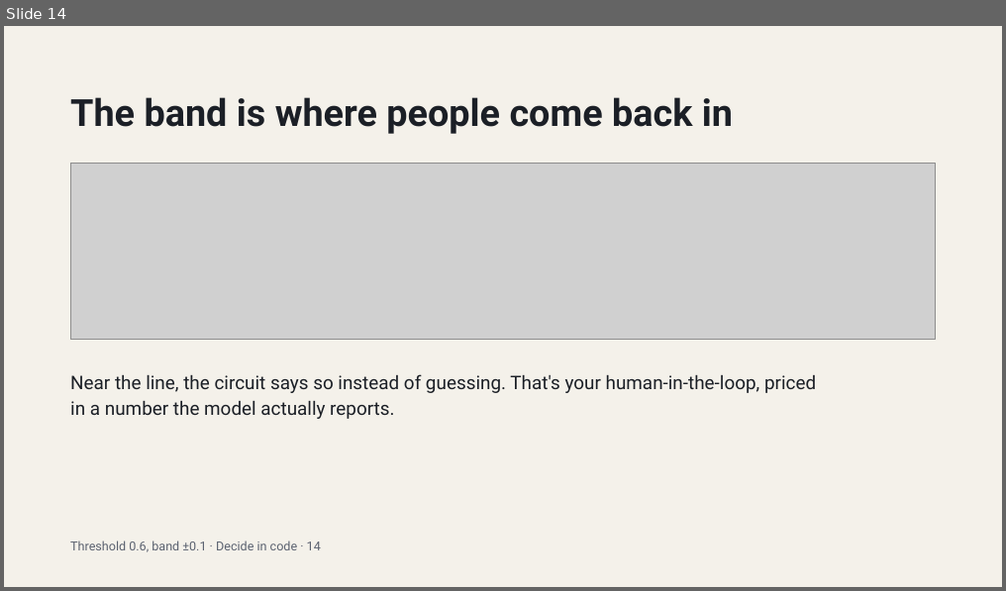
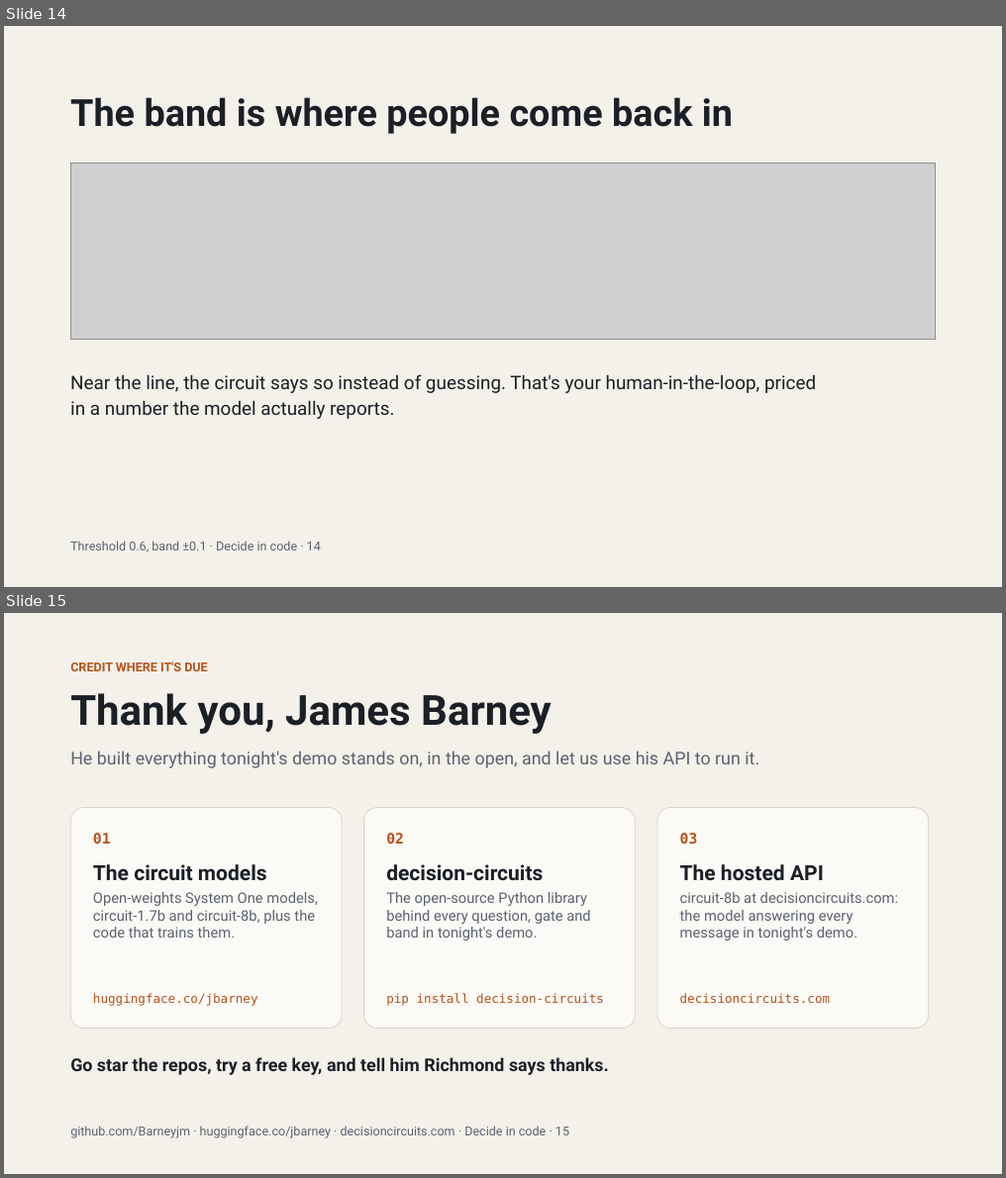
Before and after one commit to lukelittle/rawsug-pii-demo, a slide deck: talk/Decide_in_Code_System_One_Models_on_AWS.pptx. Shown one above the other, each under a label of ours: slide 14 before the commit, slides 14 and 15 after it. The pictures are 1006x591 and 1006x1178 pixels, drawn with LibreOffice and Linux fonts; fonts in the diff are those of the drawing; grey boxes stand for pictures. Boxes give left, top, right and bottom in pixels: in the first picture for what was removed or moved away, otherwise in the second. Text is boxed around its words. In the diff, an @@ line names an element or a change of style, - is before the commit and + after.

```diff
--- a/talk/Decide_in_Code_System_One_Models_on_AWS.pptx
+++ b/talk/Decide_in_Code_System_One_Models_on_AWS.pptx
@@ slide 15 added at box(4, 613, 1002, 1174), background #F4F1EA @@
@@ text added at box(70, 662, 208, 671), 12 pt, text #B4521A, bold @@
+CREDIT WHERE IT'S DUE
@@ text added at box(70, 693, 551, 734), 40 pt, text #1B1F26, bold @@
+Thank you, James Barney
@@ text added at box(70, 751, 759, 768), 17 pt, text #5B6270 @@
+He built everything tonight's demo stands on, in the open, and let us use his API to run it.
@@ rounded rectangle added at box(70, 808, 342, 1029), fill #FBFAF6, outline #D9D3C5 0.75 pt @@
@@ rounded rectangle added at box(364, 808, 635, 1029), fill #FBFAF6, outline #D9D3C5 0.75 pt @@
@@ rounded rectangle added at box(657, 808, 929, 1029), fill #FBFAF6, outline #D9D3C5 0.75 pt @@
@@ text added at box(93, 833, 111, 844), 14 pt, text #B4521A, bold @@
+01
@@ text added at box(386, 833, 404, 845), 14 pt, text #B4521A, bold @@
+02
@@ text added at box(680, 833, 698, 844), 14 pt, text #B4521A, bold @@
+03
@@ text added at box(93, 864, 317, 938), 14 pt, text #5B6270 @@
+The circuit models
+Open-weights System One models, circuit-1.7b and circuit-8b, plus the code that trains them.
@@ text added at box(386, 864, 590, 941), 14 pt, text #5B6270 @@
+decision-circuits
+The open-source Python library behind every question, gate and band in tonight's demo.
@@ text added at box(680, 864, 898, 941), 14 pt, text #5B6270 @@
+The hosted API
+circuit-8b at decisioncircuits.com: the model answering every message in tonight's demo.
@@ text added at box(93, 993, 258, 1006), 12 pt, text #B4521A @@
+huggingface.co/jbarney
@@ text added at box(386, 993, 604, 1006), 12 pt, text #B4521A @@
+pip install decision-circuits
@@ text added at box(680, 993, 831, 1003), 12 pt, text #B4521A @@
+decisioncircuits.com
@@ text added at box(70, 1058, 609, 1075), 17 pt, text #1B1F26, bold @@
+Go star the repos, try a free key, and tell him Richmond says thanks.
@@ text added at box(70, 1126, 569, 1139), 12 pt, text #5B6270 @@
+github.com/Barneyjm · huggingface.co/jbarney · decisioncircuits.com · Decide in code · 15
```
Also in this commit, not shown: 3 slides changed, 1 other file.
